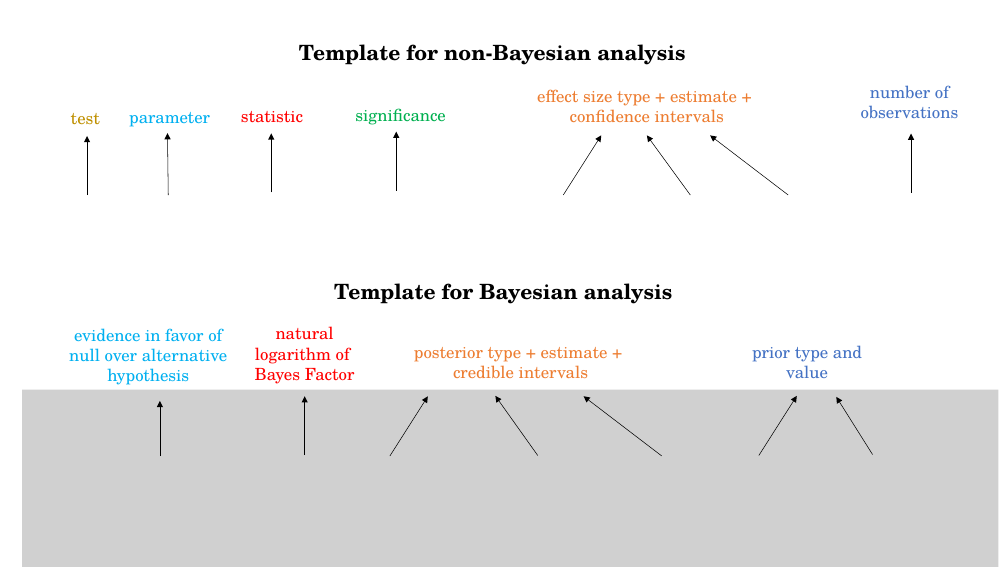
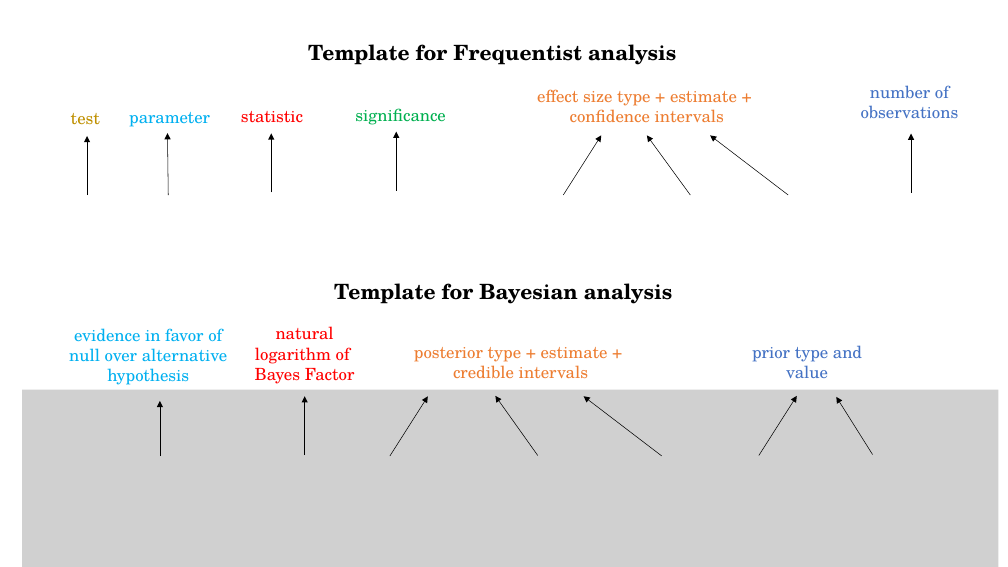
Before and after one commit to IndrajeetPatil/ggstatsplot_slides, a slide deck: slide 1 of docs/slides/images/stats_reporting_format.pptx. Drawn at 1008x567 pixels with LibreOffice and Linux fonts; fonts in the diff are those of the drawing; grey boxes stand for pictures. Boxes give left, top, right and bottom in pixels: in the first picture for what was removed or moved away, otherwise in the second. Text is boxed around its words. In the diff, an @@ line names an element or a change of style, - is before the commit and + after.

```diff
--- a/docs/slides/images/stats_reporting_format.pptx
+++ b/docs/slides/images/stats_reporting_format.pptx
@@ text at (x1=308, y1=44, x2=676, y2=65): text changed @@
-Template for non-Bayesian analysis
+Template for Frequentist analysis
```
Also in this commit, not shown: 6 other files.
